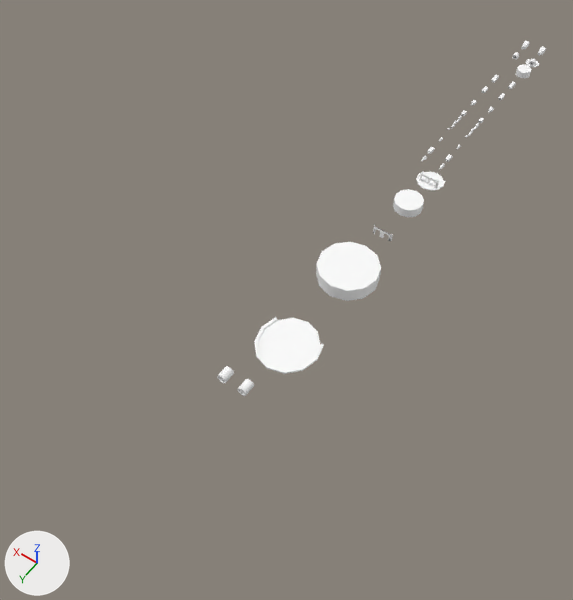
A saved change to the FBX model Assets/World objects/Turrets_raw/guns new.fbx.
Camera for both pictures: a 50 mm camera at (-13.9, 27.1, 34.5) aimed at (3.0, 3.5, -2.5). The axes (+X, +Y, +Z) are drawn at lower left. The lights are the same throughout.

Names of what the first picture shows: 'Autocannon sleeve R', 'HV gun barbette sleeve R', 'Heavy barbette', 'Heavy howitzer sleeve R', 'Heavy turret', 'Howitzer barbette sleeve R', 'Lance barbette sleeve R', 'Plasma gun barbette R'.
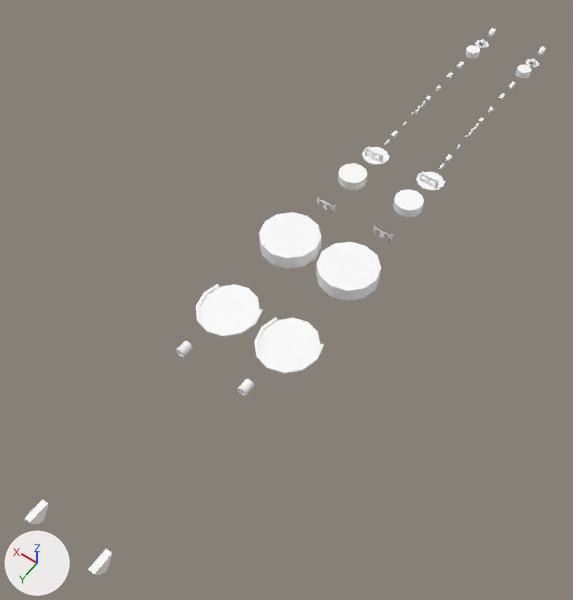
Edits to the bpy script that builds the scene:
```text
Change ob_lance_barbette_sleeve_r:
    ob_lance_barbette_sleeve_r.location: (1.28, -10.46, 0.05) -> (4.0, -10.46, 0.05)
Change ob_hv_gun_sleeve_r:
    ob_hv_gun_sleeve_r.location: (1.28, -17.91, 0.2) -> (4.0, -17.91, 0.2)
Change ob_howitzer_barbette_sleeve_r:
    ob_howitzer_barbette_sleeve_r.location: (1.28, -22.36, 0.0) -> (4.0, -22.36, 0.0)
Remove ob_lance_r:
    ob_lance_r = bpy.data.objects.new('Lance R', me_id173_004)
Change ob_broadside_housing_r:
    ob_broadside_housing_r.location: (1.28, -24.5, -0.02) -> (4.0, -24.5, -0.02)
Change ob_hv_gun_barbette_sleeve_r:
    ob_hv_gun_barbette_sleeve_r.location: (1.28, -19.7, 0.05) -> (4.0, -19.7, 0.05)
Change ob_plasma_gun_barbette_r:
    ob_plasma_gun_barbette_r.location: (1.28, -14.2, 0.03) -> (4.0, -14.2, 0.03)
Change ob_autocannon_sleeve_r:
    ob_autocannon_sleeve_r.location: (1.28, -14.71, 0.09) -> (4.0, -14.71, 0.09)
Change ob_heavy_howitzer_sleeve_r:
    ob_heavy_howitzer_sleeve_r.location: (1.28, 10.89, 0.54) -> (4.0, 10.89, 0.54)
Add ob_torpedo_launcher_tube:
    ob_torpedo_launcher_tube = bpy.data.objects.new('Torpedo launcher tube', me_id19)  # 26 vertices, 48 faces; spans x -0.16..0.16, y 0.0..1.1, z -0.953..0.0; in mat_material (white #ffffff)
    ob_torpedo_launcher_tube.location = (0.0, 21.19, 0.02)
Add ob_medium_turret_fliiped:
    ob_medium_turret_fliiped = bpy.data.objects.new('Medium turret fliiped', me_id258_001)  # a 12-sided cylinder along z spanning x -0.9..0.9, y -0.9..0.9, z 0.0..0.6; in mat_material_006 (white #ffffff)
    ob_medium_turret_fliiped.location = (4.0, -4.97, -0.02)
Add ob_shield_fliiped:
    ob_shield_fliiped = bpy.data.objects.new('Shield fliiped', me_id265_001)  # 52 vertices, 104 faces; spans x -0.635..0.635, y 0.226..0.432, z 0.0..0.51; in mat_material_006 (white #ffffff)
    ob_shield_fliiped.location = (4.0, -7.79, 0.0)
Add ob_torpedo_launcher_frame:
    ob_torpedo_launcher_frame = bpy.data.objects.new('Torpedo launcher frame', me_id12)  # 24 vertices, 32 faces; spans x -0.18..0.18, y -0.57..0.57, z 0.0..0.02; in mat_material (white #ffffff)
    ob_torpedo_launcher_frame.location = (0.0, 21.74, 0.0)
Add ob_heavy_barbette_fliiped:
    ob_heavy_barbette_fliiped = bpy.data.objects.new('Heavy barbette fliiped', me_id4_002)  # 44 vertices, 72 faces; spans x -1.8..1.8, y -1.75..1.94, z -0.02..0.08; in mat_material_006 (white #ffffff)
    ob_heavy_barbette_fliiped.location = (4.0, 7.46, 0.02)
Add ob_torpedo_launcher_tube_flipped:
    ob_torpedo_launcher_tube_flipped = bpy.data.objects.new('Torpedo launcher tube flipped', me_id19_001)  # 26 vertices, 48 faces; spans x -0.16..0.16, y 0.0..1.1, z -0.953..0.0; in mat_material_004 (white #ffffff)
    ob_torpedo_launcher_tube_flipped.location = (4.0, 21.19, 0.02)
Add ob_medium_barbette_fliiped:
    ob_medium_barbette_fliiped = bpy.data.objects.new('Medium barbette fliiped', me_id251_001)  # 44 vertices, 84 faces; spans x -0.9..0.9, y -0.81..0.9, z -0.02..0.03; in mat_material_006 (white #ffffff)
    ob_medium_barbette_fliiped.location = (4.0, -7.79, 0.0)
Add ob_small_turret_fliiped:
    ob_small_turret_fliiped = bpy.data.objects.new('Small turret fliiped', me_id67_001)  # a 12-sided cylinder along z spanning x -0.5..0.5, y -0.5..0.5, z 0.0..0.45; in mat_material_006 (white #ffffff)
    ob_small_turret_fliiped.location = (4.0, -21.1, -0.02)
Add ob_small_barbette_flipped:
    ob_small_barbette_flipped = bpy.data.objects.new('Small barbette flipped', me_id114_001)  # 44 vertices, 84 faces; spans x -0.5..0.5, y -0.45..0.5, z -0.02..0.03; in mat_material_005 (white #ffffff)
    ob_small_barbette_flipped.location = (4.0, -22.69, 0.0)
Add ob_torpedo_launcher_frame_flipped:
    ob_torpedo_launcher_frame_flipped = bpy.data.objects.new('Torpedo launcher frame flipped', me_id12_001)  # 24 vertices, 32 faces; spans x -0.18..0.18, y -0.57..0.57, z 0.0..0.02; in mat_material_004 (white #ffffff)
    ob_torpedo_launcher_frame_flipped.location = (4.0, 21.74, 0.0)
Add ob_heavy_turret_fliiped:
    ob_heavy_turret_fliiped = bpy.data.objects.new('Heavy turret fliiped', me_id26_001)  # a 12-sided cylinder along z spanning x -1.8..1.8, y -1.8..1.8, z 0.0..0.9; in mat_material_006 (white #ffffff)
    ob_heavy_turret_fliiped.location = (4.0, 1.74, 0.0)
Add ob_hv_gun_shield_fliiped:
    ob_hv_gun_shield_fliiped = bpy.data.objects.new('HV gun shield fliiped', me_id46_001)  # 104 vertices, 208 faces; spans x -0.635..0.635, y 0.226..0.432, z 0.0..0.51; in mat_material_006 (white #ffffff)
    ob_hv_gun_shield_fliiped.location = (4.0, -2.29, 0.0)
```

What differs and where, as boxes [x1, y1, x2, y2] in the pictures (573 x 600 px):
'Heavy turret fliiped', added
    after: [259, 212, 321, 269]
'Heavy barbette fliiped', added
    after: [196, 284, 263, 337]
'Medium turret fliiped', added
    after: [338, 163, 367, 190]
'Heavy howitzer sleeve R', moved
    before: [217, 366, 234, 383]
    after: [176, 341, 193, 357]
'Torpedo launcher tube flipped', added
    after: [25, 500, 48, 524]
'Torpedo launcher tube', added
    after: [89, 549, 112, 575]
'Medium barbette fliiped', added
    after: [362, 146, 390, 165]
'Small turret fliiped', added
    after: [465, 45, 480, 59]
'HV gun shield fliiped', added
    after: [317, 198, 336, 213]
'Shield fliiped', added
    after: [365, 148, 383, 162]
'Lance barbette sleeve R', moved
    before: [427, 146, 435, 154]
    after: [391, 131, 399, 138]
'HV gun barbette sleeve R', moved
    before: [491, 75, 499, 83]
    after: [457, 61, 465, 69]
'HV gun sleeve R', moved
    before: [481, 86, 488, 93]
    after: [447, 72, 453, 79]
'Broadside housing R', moved
    before: [523, 41, 530, 49]
    after: [489, 28, 496, 36]
'Howitzer barbette sleeve R', moved
    before: [513, 52, 519, 59]
    after: [479, 39, 485, 46]
'Small barbette flipped', added
    after: [475, 40, 489, 48]
'Autocannon sleeve R', moved
    before: [461, 110, 467, 116]
    after: [425, 96, 431, 101]
'Plasma gun barbette R', moved
    before: [457, 115, 462, 123]
    after: [420, 100, 426, 108]
'Torpedo launcher frame', added
    after: [88, 549, 112, 574]
'Torpedo launcher frame flipped', added
    after: [24, 499, 48, 523]
